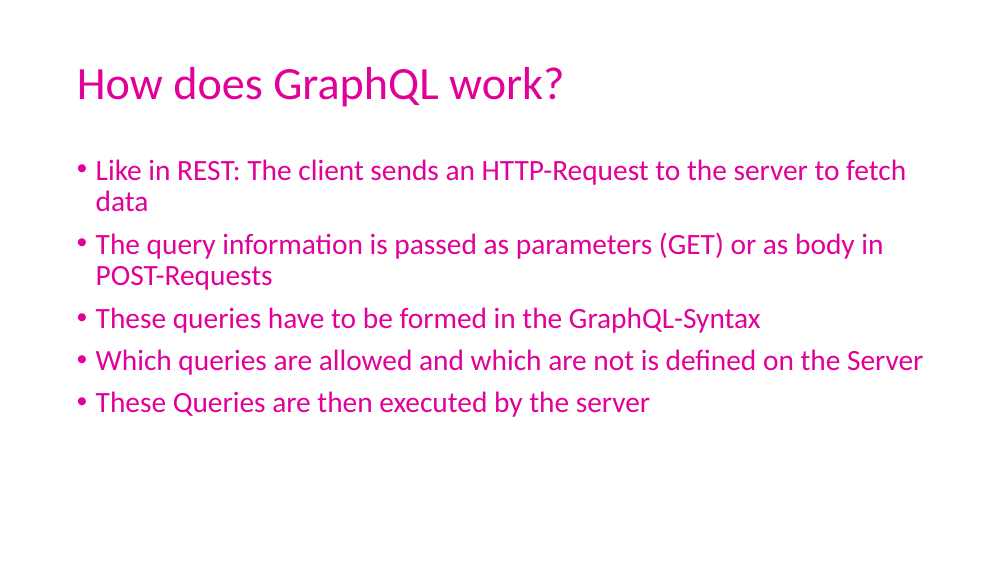
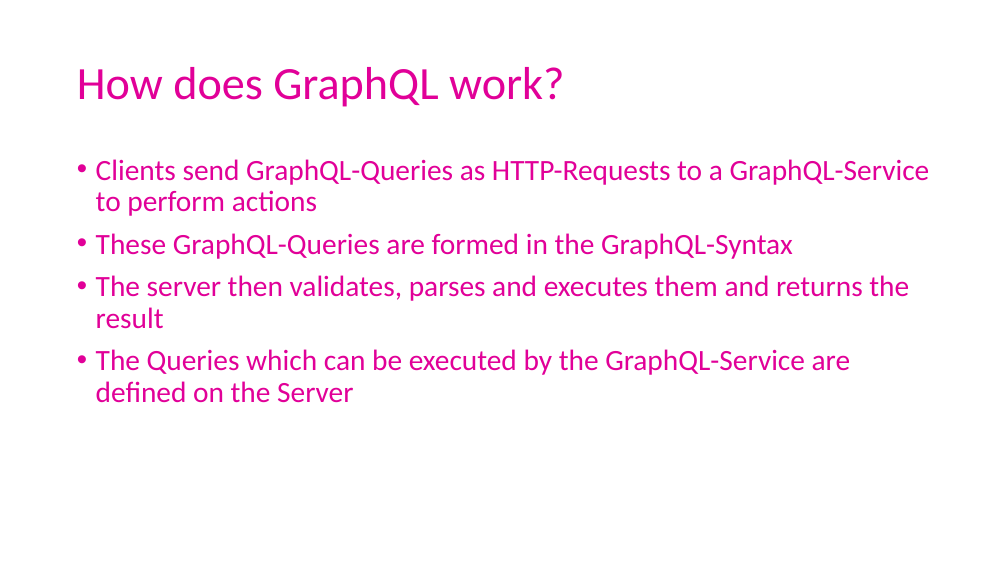
Before and after one commit to ArneSchulze/GraphQL, a slide deck: slide 6 of slides.pptx (slide 5 before the commit). Drawn at 1008x567 pixels with LibreOffice and Linux fonts; fonts in the diff are those of the drawing. Boxes give left, top, right and bottom in pixels: in the first picture for what was removed or moved away, otherwise in the second. Text is boxed around its words. In the diff, an @@ line names an element or a change of style, - is before the commit and + after.

Commit message:
Edit slides

```diff
--- a/slides.pptx
+++ b/slides.pptx
@@ text at <box>96,159,930,403</box>: text changed @@
-• Like in REST: The client sends an HTTP-Request to the server to fetch data
-• The query information is passed as parameters (GET) or as body in POST-Requests
-• These queries have to be formed in the GraphQL-Syntax
-• Which queries are allowed and which are not is defined on the Server
-• These Queries are then executed by the server
+• Clients send GraphQL-Queries as HTTP-Requests to a GraphQL-Service to perform actions
+• These GraphQL-Queries are formed in the GraphQL-Syntax
+• The server then validates, parses and executes them and returns the result
+• The Queries which can be executed by the GraphQL-Service are defined on the Server
```
Also in this commit, not shown: 9 other slides changed, 4 slides added, 1 other file.
